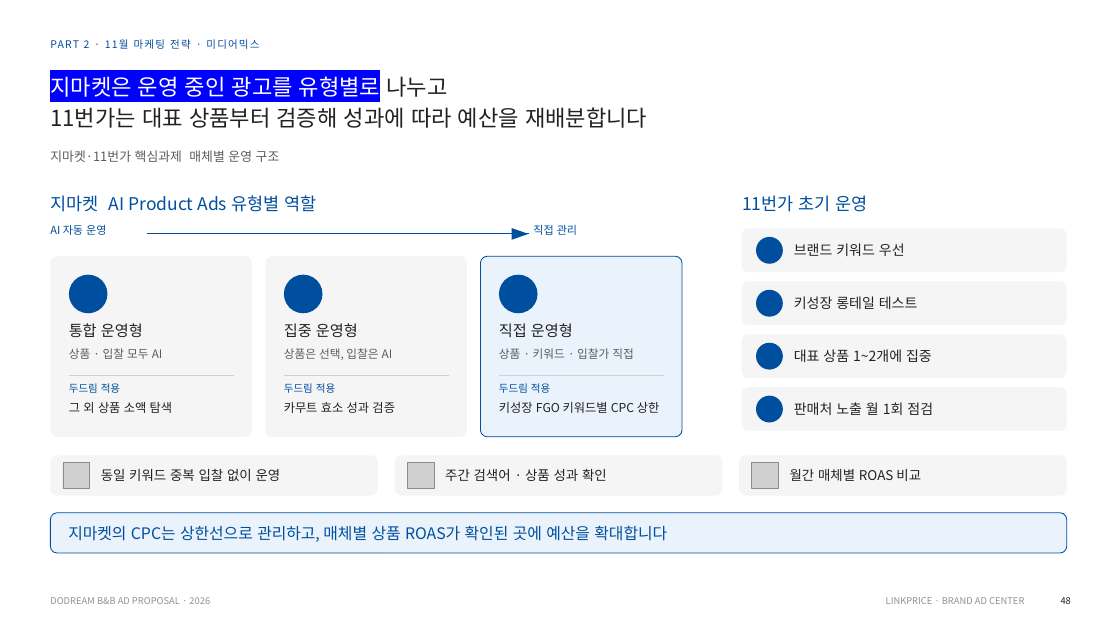
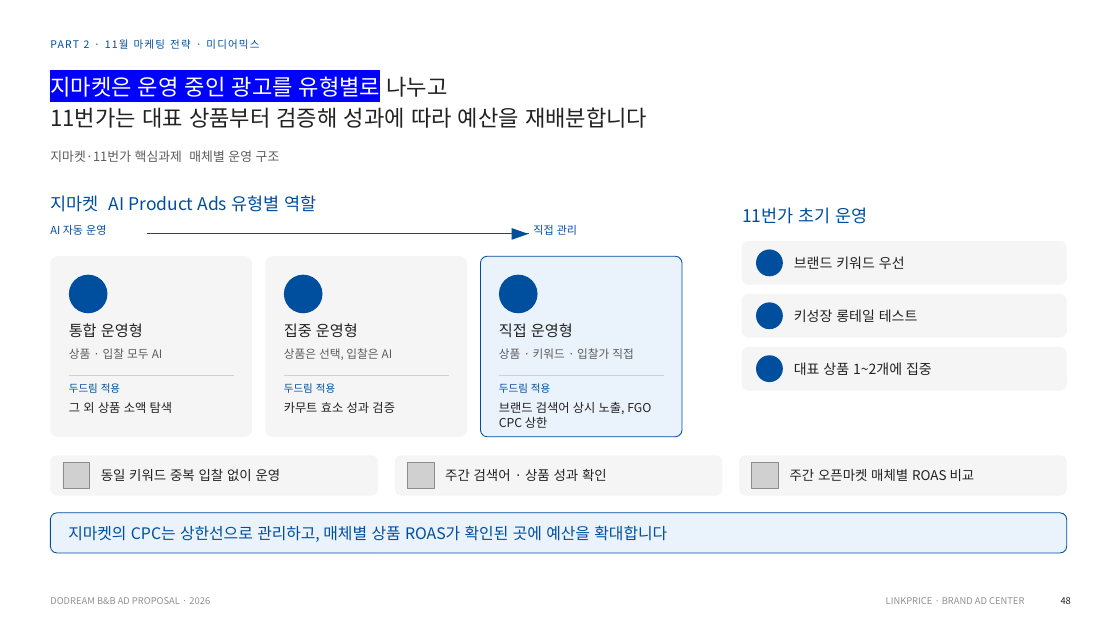
Before and after one commit to sonnet24/mypage, a slide deck: slide 14 of 쿠팡_오픈마켓_11월_261013_취합본.pptx (slide 15 before the commit). Drawn at 1120x630 pixels with LibreOffice and Linux fonts; fonts in the diff are those of the drawing; grey boxes stand for pictures; background and template pictures are left out. Boxes give left, top, right and bottom in pixels: in the first picture for what was removed or moved away, otherwise in the second. Text is boxed around its words. In the diff, an @@ line names an element or a change of style, - is before the commit and + after.

```diff
--- a/쿠팡_오픈마켓_11월_261013_취합본.pptx
+++ b/쿠팡_오픈마켓_11월_261013_취합본.pptx
@@ 3 texts, 2 rounded rectangles, 1 ellipse: place and size @@
-3 texts, 2 rounded rectangles, 1 ellipse at [742,195,1067,378]
+3 texts, 2 rounded rectangles, 1 ellipse at [742,207,1067,391]
@@ 2 ellipses, 1 text, 1 rounded rectangle: place and size @@
-2 ellipses, 1 text, 1 rounded rectangle at [742,229,1067,370]
+2 ellipses, 1 text, 1 rounded rectangle at [742,241,1067,382]
@@ rounded rectangle removed at [742,387,1067,431] @@
@@ text at [499,402,651,428]: text changed @@
-키성장 FGO 키워드별 CPC 상한
+브랜드 검색어 상시 노출, FGO CPC 상한
@@ ellipse removed at [756,396,783,423] @@
@@ text removed at [794,402,933,415] @@
-판매처 노출 월 1회 점검
@@ text at [790,469,975,481]: text changed @@
-월간 매체별 ROAS 비교
+주간 오픈마켓 매체별 ROAS 비교
```
Also in this commit, not shown: 5 other slides changed, 1 slide removed.
